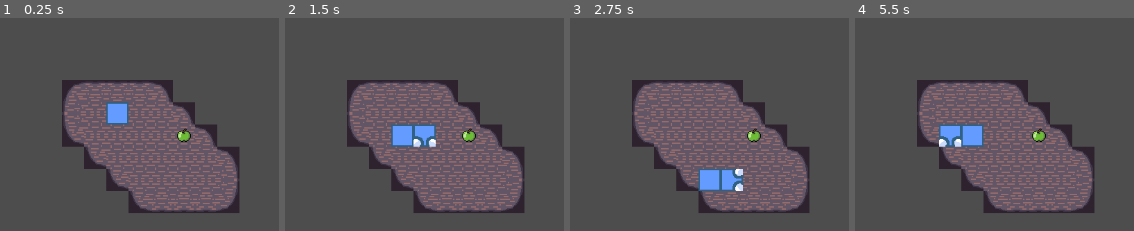
Above: before the commit, frames 1-4 (left to right).
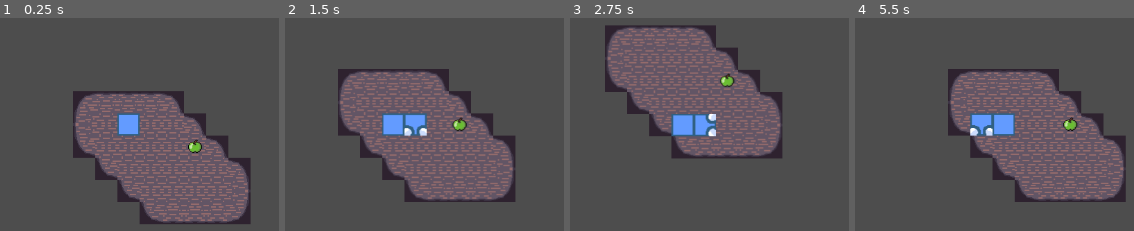
Above: after the commit, the same moments.

Repository: hczaja/snake-godot
Game: Godot game, scene res://game.tscn
Same seed, same stepped clock (60 frames per second), same inputs: the game is played once before the commit and once after it.
Inputs:
- Up to frame 1 (0.25 s): no input
- Up to frame 2 (1.5 s): tap Enter at 0.5 s; hold Right (move_right) 0.53-1.28 s; hold Down (move_down) from 1.28 s (still down)
- Up to frame 3 (2.75 s): release Down (move_down) at 2.03 s; hold Right (move_right) from 2.03 s (still down)
- Up to frame 4 (5.5 s): release Right (move_right) at 2.78 s; hold Up (move_up) 2.78-3.53 s; hold Left (move_left) 3.53-5.03 s; hold Down (move_down) from 5.03 s (still down)

The runs differ from the first frame. In frame 1, 18% of the frame differs, in the area x 22-90%, y 29-97%; in frame 2, 18%; in frame 3, 24%, in the area x 12-86%, y 3-92%; in frame 4, 22%.

Commit message:
fix of camera following snake's head

Diff:
--- a/game.tscn
+++ b/game.tscn
@@ -13,7 +13,3 @@
 
 [node name="Snake" parent="." instance=ExtResource("3_btv8v")]
 position = Vector2(16, 16)
-
-[node name="Camera2D" type="Camera2D" parent="Snake"]
-position = Vector2(16, 16)
-position_smoothing_enabled = true
--- a/player/snake.tscn
+++ b/player/snake.tscn
@@ -10,6 +10,9 @@
 
 [node name="Head" parent="." instance=ExtResource("2_cois8")]
 
+[node name="Camera2D" type="Camera2D" parent="Head"]
+position_smoothing_enabled = true
+
 [node name="Timer" type="Timer" parent="."]
 
 [connection signal="eats_apple" from="Head" to="." method="_on_apple_eaten"]
